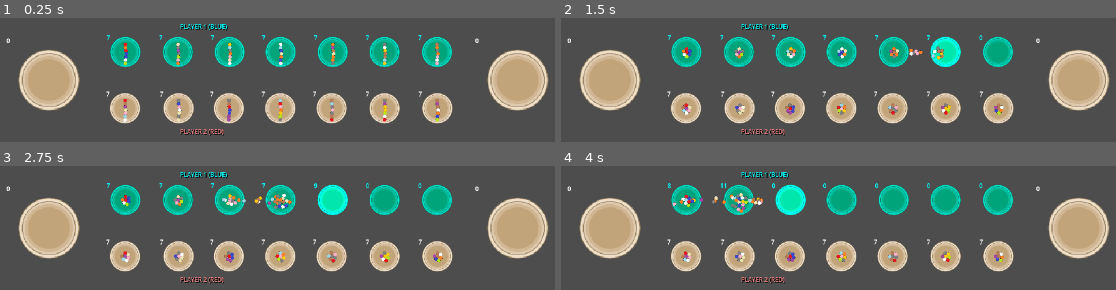
Above: before the commit, frames 1-4 (two rows, left to right).
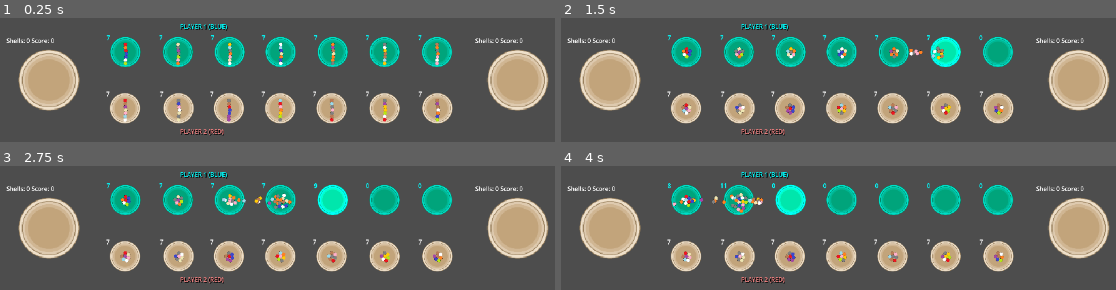
Above: after the commit, the same moments.

Repository: Hoplyman/GameHackathon-Achuuuspekoply
Game: Godot game, scene res://scenes/Gameplay.tscn
Two runs of this game, one before a commit and one after it. Both use one fixed random seed, a clock stepped at 60 frames per second and the inputs below. This scene is started directly instead of the project's main scene.
Inputs (mouse positions are in pixels of both pictures, inside the frame that each line leads up to):
- Up to frame 1 (0.25 s): no input
- Up to frame 2 (1.5 s): tap Enter at 0.5 s; move the mouse to (999, 51) at 0.52 s; click (999, 51) at 0.67 s; tap Space at 1.25 s; move the mouse to (943, 51) at 1.27 s; click (943, 51) at 1.42 s
- Up to frame 3 (2.75 s): move the mouse to (333, 199) at 2.02 s; click (333, 199) at 2.17 s
- Up to frame 4 (4 s): tap Enter at 2.75 s; move the mouse to (844, 199) at 2.77 s; click (844, 199) at 2.92 s; tap Space at 3.5 s; move the mouse to (788, 199) at 3.52 s; click (788, 199) at 3.67 s

The runs differ from the first frame. In frame 1, 0.4% of the frame differs, in the area x 1-95%, y 16-21%; in frame 2, 0.4%; in frame 3, 0.4%; in frame 4, 0.4%.

Commit message:
Add score tracking to shells and MainHouse
Introduces a 'scores' variable to MainHouse and a 'Score' property to shell objects. Updates MainHouse to tally and display shell scores, adds methods for retrieving and resetting scores, and ensures score information is updated in both Campaign and PvP modes.

Diff:
--- a/objects/MainHouse.gd
+++ b/objects/MainHouse.gd
@@ -1,6 +1,7 @@
 extends Node2D
 
 var shells: int = 0
+var scores: int = 0
 
 @onready var timer := $Timer  # Access the Timer node
 @onready var label = $StoneLabel
@@ -25,6 +26,14 @@
 func take_all_shells() -> int:
 	var temp = shells
 	shells = 0
+	scores = 0  # Also reset scores when taking all shells
+	update_label()
+	return temp
+
+# Take all scores (useful for game end calculations)
+func take_all_scores() -> int:
+	var temp = scores
+	scores = 0
 	update_label()
 	return temp
 
@@ -68,6 +77,7 @@
 
 func count_shells_in_area() -> int:
 	var cshells: int = 0
+	var cscores: int = 0
 	var gamemode: String = ""
 	var pvp = get_tree().root.get_node_or_null("Gameplay")
 	var campaign = get_tree().root.get_node_or_null("Campaign")
@@ -89,6 +99,9 @@
 				if child in overlapping_bodies:
 					print("Shell overlapping in Campaign:", child.name)
 					cshells += 1
+					cscores += child.Score
+		# Update scores before returning
+		scores = cscores
 		return cshells
 
 	elif gamemode == "Pvp":
@@ -96,8 +109,14 @@
 			if child.is_in_group("Shells"):
 				if child in overlapping_bodies:
 					cshells += 1
+					var cscore: int = child.get_score()
+					cscores += cscore
+		# Update scores before returning
+		scores = cscores
 		return cshells
 	else:
+		# Reset scores if no valid gamemode
+		scores = 0
 		return 0
 
 func _on_shell_area_body_entered(body: Node2D) -> void:
@@ -112,7 +131,8 @@
 
 func update_label():
 	var shell_count = shells
+	var totalscores = scores
 	if label:
-		label.text = str(shell_count)
+		label.text = "Shells: " + str(shell_count) + " Score: " + str(totalscores)
 	else:
 		print("Warning: StoneLabel not found in MainHouse")
--- a/objects/shell.gd
+++ b/objects/shell.gd
@@ -4,8 +4,9 @@
 var Player: int = 0 # whose player turn for turn purposes
 var Pit: int = 0 # what Pit is the Shell is in
 var Move: int = 0 # number of Moves
-var shell_type: int = 0
-var shellsprite: Sprite2D
+var Score: int = 0 # total score to tally when in Pits
+var shell_type: int = 0 # the type of shell for unique effects
+var shellsprite: Sprite2D # the sprite of Shell
 var waiting_for_timer: bool = false  # New variable to track timer waiting
 
 @onready var timer := $Timer
@@ -17,12 +18,17 @@
 
 func _ready() -> void:
 	set_pit()
+	Score = 2
 	shellsprite = get_node("ShellSprite")
 	shell_type = randi_range(1, 12)
 	add_to_group("Shell")
 	timer.connect("timeout", Callable(self, "_on_timer_timeout"))
 	# Don't start timer automatically - only when needed
 	update_shell_frame()
+
+func get_score() -> int:
+	var score: int = Score
+	return score
 
 func set_pit():
 	var gamemode: String = ""
